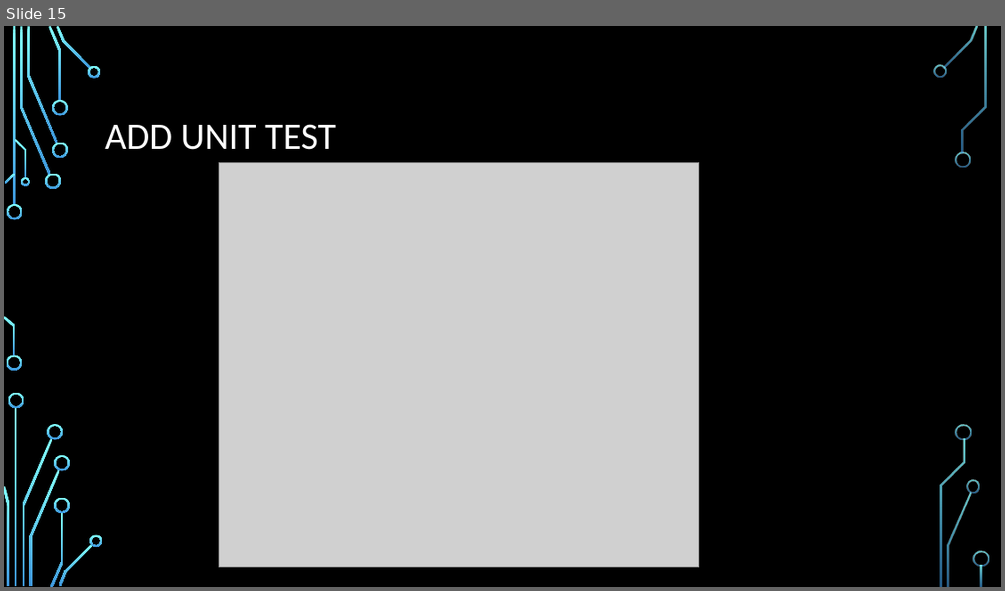
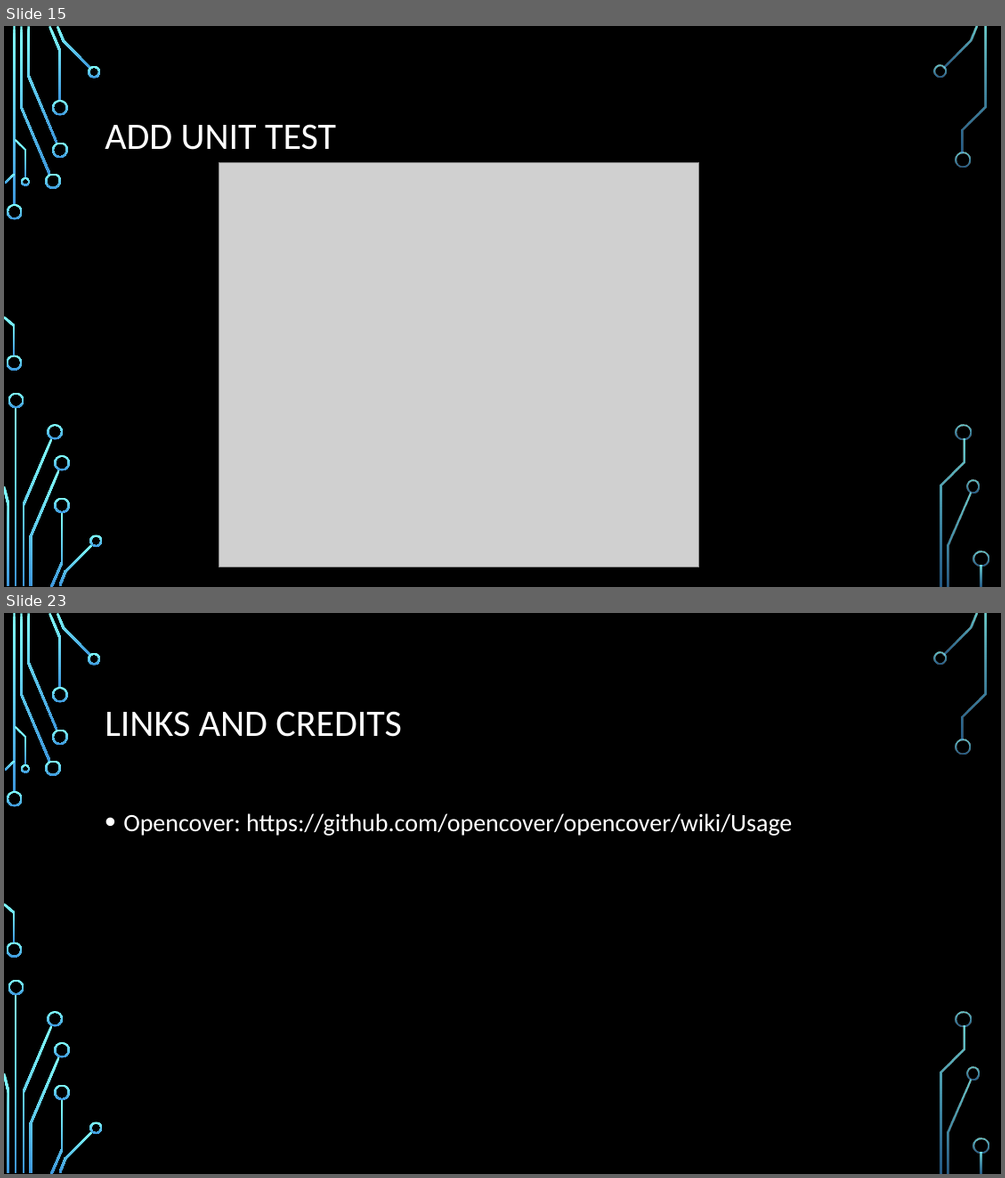
Before and after one commit to CedricAgoda/opensource-ci, a slide deck: Presentation/Full Open-Source CI.pptx. Shown one above the other, each under a label of ours: slide 15 before the commit, slides 15 and 23 after it; the slides between them are not shown. The pictures are 1005x591 and 1005x1178 pixels, drawn with LibreOffice and Linux fonts; fonts in the diff are those of the drawing; grey boxes stand for pictures; background and template pictures are left out. Boxes give left, top, right and bottom in pixels: in the first picture for what was removed or moved away, otherwise in the second. Text is boxed around its words. In the diff, an @@ line names an element or a change of style, - is before the commit and + after.

```diff
--- a/Presentation/Full Open-Source CI.pptx
+++ b/Presentation/Full Open-Source CI.pptx
@@ slide 23 added at bbox=[4, 613, 1001, 1174], background picture (left out); not listed: 36 template elements that a slide beside it also shows @@
@@ title added at bbox=[105, 711, 402, 737], 36 pt, text #FFFFFF @@
+LINKS AND CREDITS
@@ text added at bbox=[123, 813, 792, 835], 24 pt, text #FFFFFF @@
+• Opencover: https://github.com/opencover/opencover/wiki/Usage
```
Also in this commit, not shown: 1 slide changed, 7 other slides added, 45 other files.
